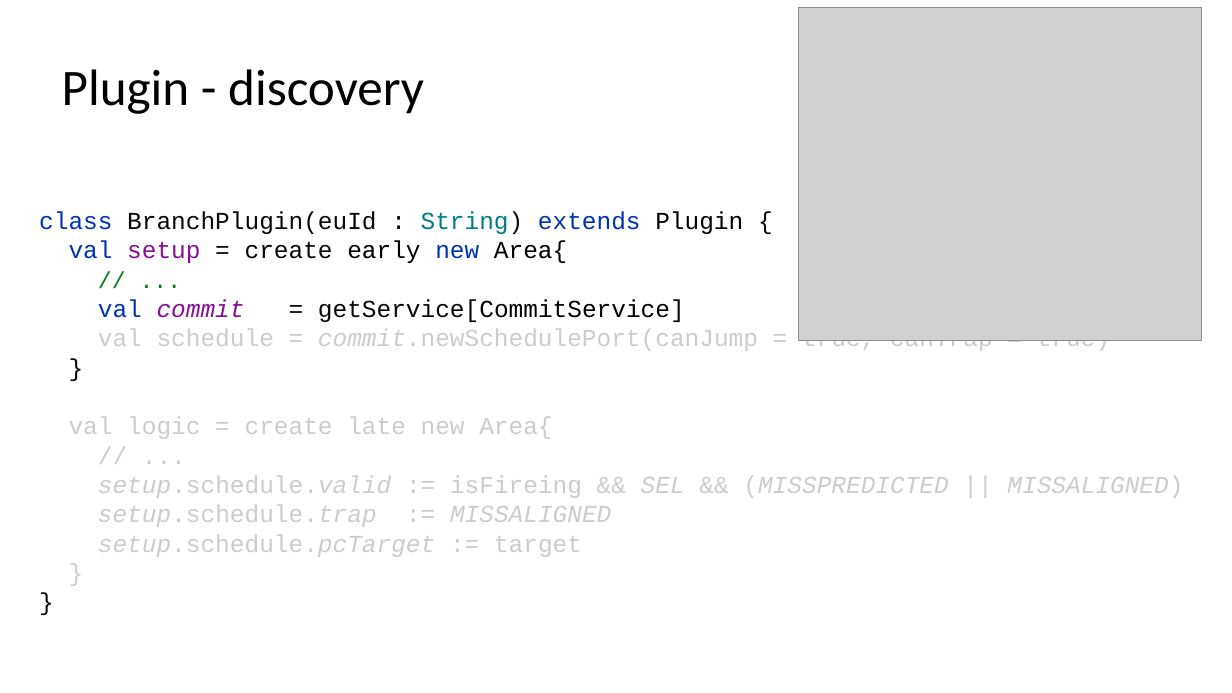
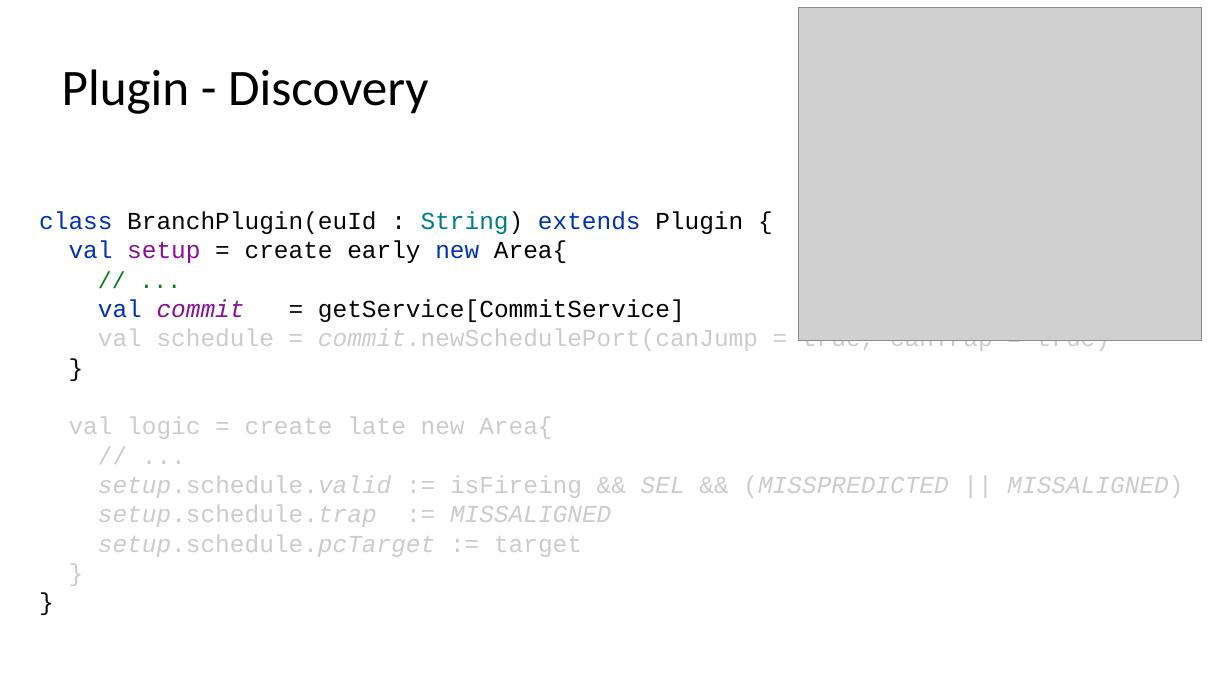
Before and after one commit to SpinalHDL/SpinalDoc, a slide deck: slide 28 of presentation/en/fsic_070722/fsic_070722.odp (slide 27 before the commit). Drawn at 1232x693 pixels with LibreOffice and Linux fonts; fonts in the diff are those of the drawing; grey boxes stand for pictures. Boxes give left, top, right and bottom in pixels: in the first picture for what was removed or moved away, otherwise in the second. Text is boxed around its words. In the diff, an @@ line names an element or a change of style, - is before the commit and + after.

```diff
--- a/presentation/en/fsic_070722/fsic_070722.odp
+++ b/presentation/en/fsic_070722/fsic_070722.odp
@@ title at (x1=62, y1=69, x2=428, y2=114): text changed @@
-Plugin - discovery
+Plugin - Discovery
```
Also in this commit, not shown: 12 other slides changed, 4 slides added, 1 other file.
